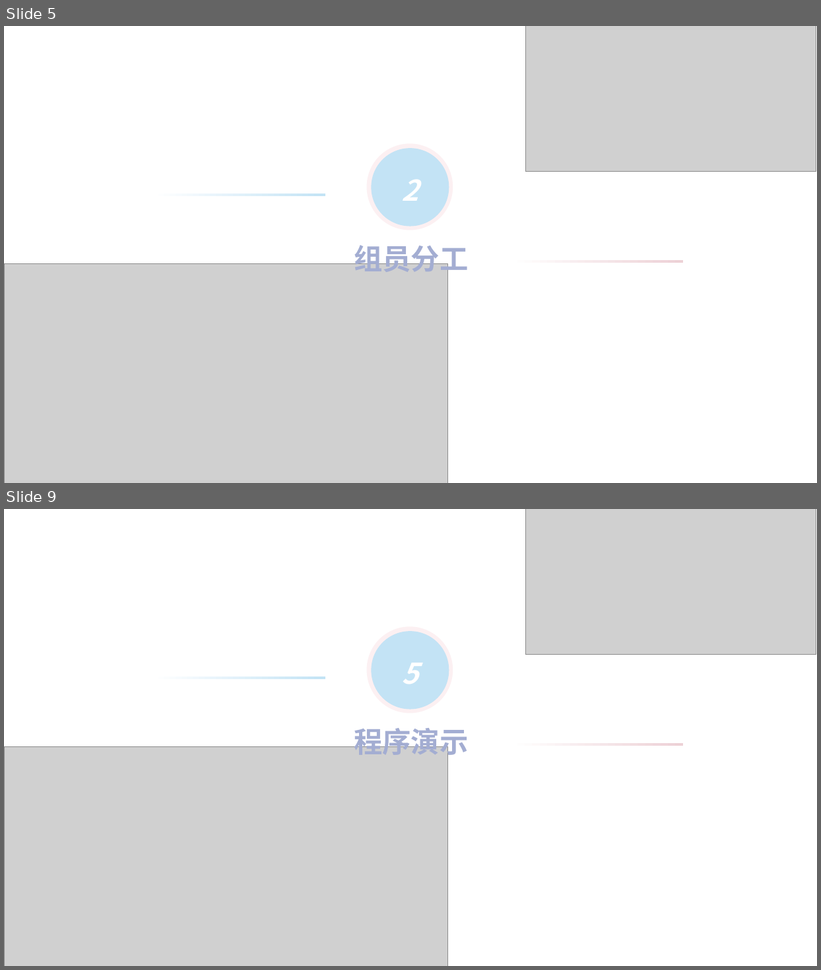
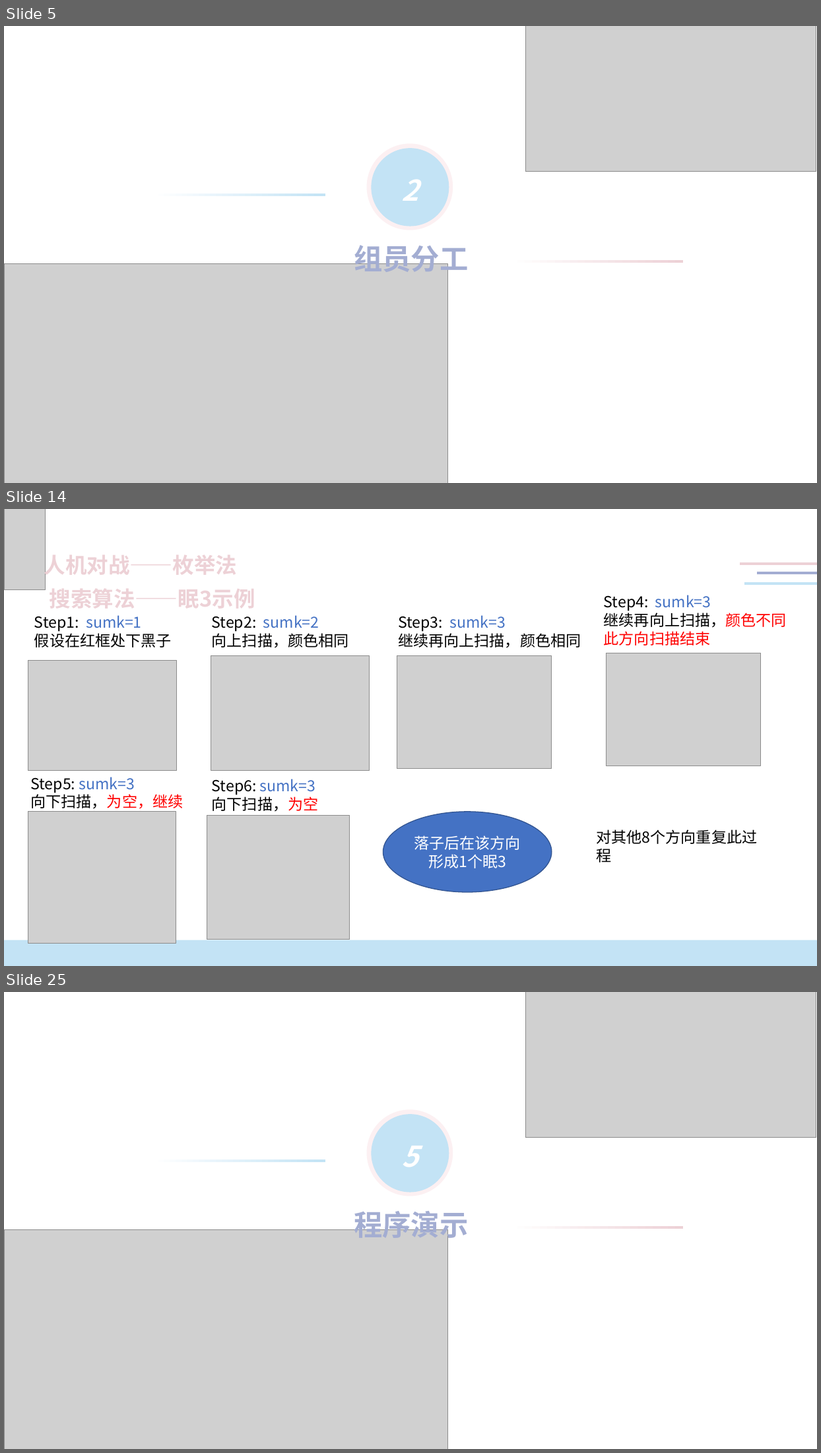
Before and after one commit to un-poco/Python-gobang, a slide deck: Python课设答辩.pptx. Shown one above the other, each under a label of ours: slides 5 and 9 before the commit, slides 5, 14 and 25 after it; the slides between them are not shown. The pictures are 821x970 and 821x1453 pixels, drawn with LibreOffice and Linux fonts; fonts in the diff are those of the drawing; grey boxes stand for pictures. Boxes give left, top, right and bottom in pixels: in the first picture for what was removed or moved away, otherwise in the second. Text is boxed around its words. In the diff, an @@ line names an element or a change of style, - is before the commit and + after.

```diff
--- a/Python课设答辩.pptx
+++ b/Python课设答辩.pptx
@@ slide 14 added at [4,509,817,966], background #FFFFFF @@
@@ picture added at [4,509,45,590] @@
@@ text added at [44,551,237,579], 25.3 pt, text #EDD1D6, bold @@
+人机对战——枚举法
@@ freeform shape added at [741,562,817,565], fill #EDD1D6 @@
@@ freeform shape added at [745,582,817,585], fill #C3E3F5 @@
@@ freeform shape added at [757,572,817,574], fill #A3ADD2 @@
@@ text added at [50,589,255,609], 25.3 pt, text #EDD1D6, bold @@
+搜索算法——眠3示例
@@ text added at [604,595,787,646], 18 pt, text #000000 @@
+Step4: sumk=3
+继续再向上扫描，颜色不同
+此方向扫描结束
@@ text added at [34,615,172,648], 18 pt, text #000000 @@
+Step1: sumk=1
+假设在红框处下黑子
@@ text added at [212,615,349,648], 18 pt, text #000000 @@
+Step2: sumk=2
+向上扫描，颜色相同
@@ text added at [398,615,581,648], 18 pt, text #000000 @@
+Step3: sumk=3
+继续再向上扫描，颜色相同
@@ picture added at [28,660,177,770] @@
@@ picture added at [211,656,370,770] @@
@@ picture added at [397,656,552,769] @@
@@ picture added at [607,653,761,766] @@
@@ text added at [30,777,183,809], 18 pt, text #000000 @@
+Step5: sumk=3
+向下扫描，为空，继续
@@ text added at [212,779,319,812], 18 pt, text #000000 @@
+Step6: sumk=3
+向下扫描，为空
@@ picture added at [28,812,176,944] @@
@@ picture added at [207,815,350,940] @@
@@ ellipse added at [384,812,552,892], fill #4472C4, outline #325491 1 pt, 18 pt, text #FFFFFF @@
+落子后在该方向形成1个眠3
@@ text added at [597,830,758,844], 18 pt, text #000000 @@
+对其他8个方向重复此过程
@@ freeform shape added at [4,941,817,966], fill #C3E3F5 @@
@@ what was slide 9 is now slide 25 @@
```
Also in this commit, not shown: 3 slides changed, 16 other slides added, 2 slides removed, 16 other files.
